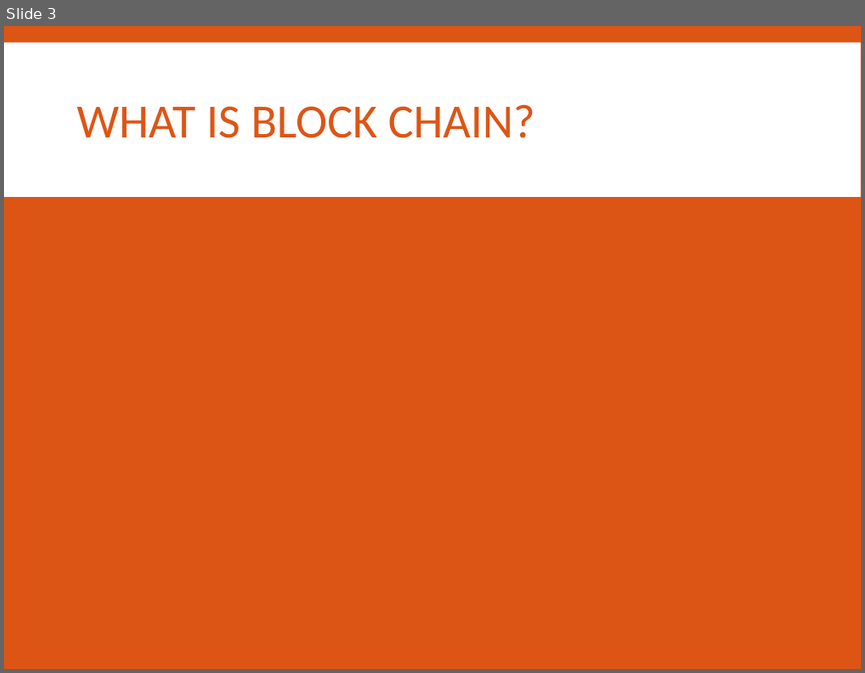
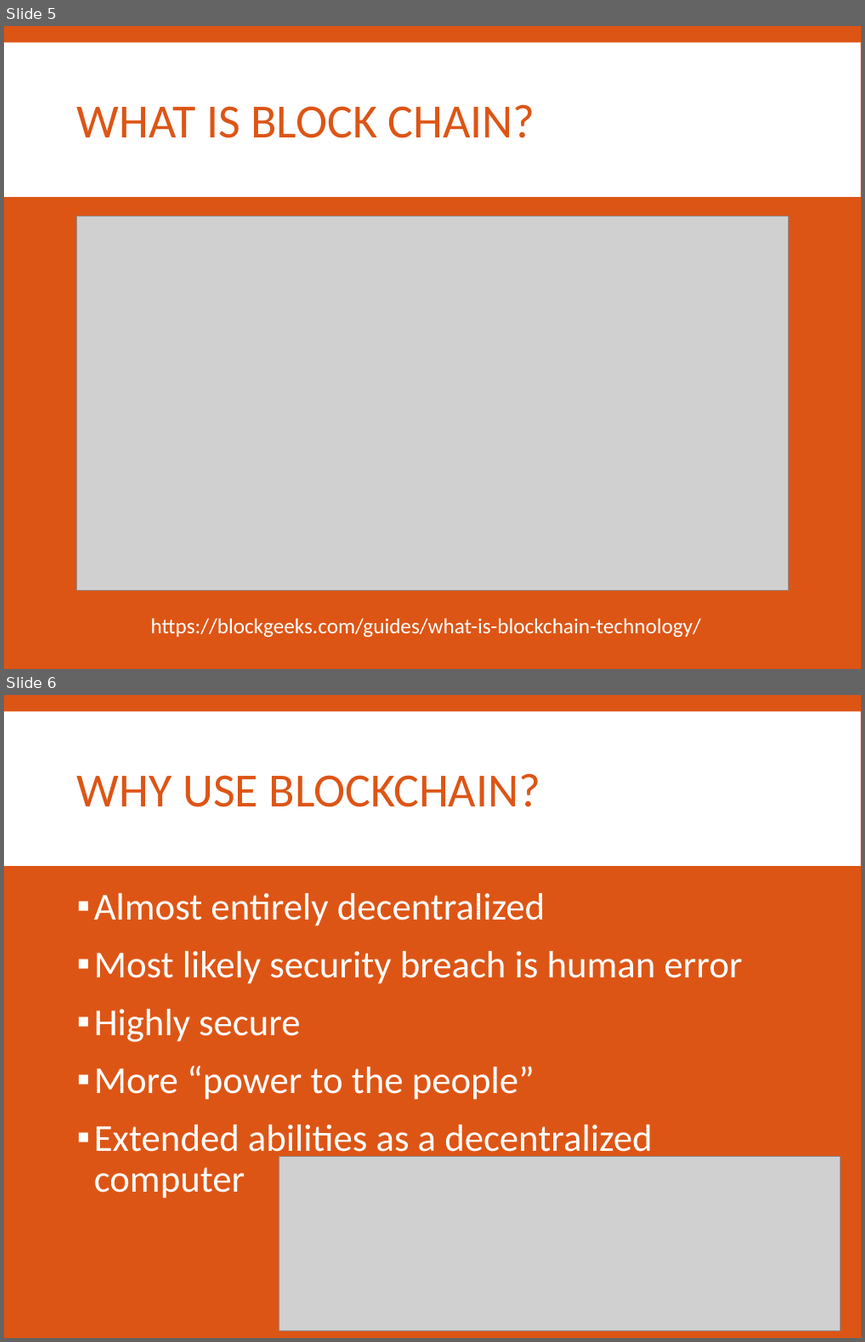
Before and after one commit to SPARC-Auburn/Documents, a slide deck: Presentations and Meeting Notes/2017-2018/Forum Topics/Block-Chain.pptx. Shown one above the other, each under a label of ours: slide 3 before the commit, slides 5 and 6 after it. The pictures are 865x673 and 865x1342 pixels, drawn with LibreOffice and Linux fonts; fonts in the diff are those of the drawing; grey boxes stand for pictures. Boxes give left, top, right and bottom in pixels: in the first picture for what was removed or moved away, otherwise in the second. Text is boxed around its words. In the diff, an @@ line names an element or a change of style, - is before the commit and + after.

```diff
--- a/Presentations and Meeting Notes/2017-2018/Forum Topics/Block-Chain.pptx
+++ b/Presentations and Meeting Notes/2017-2018/Forum Topics/Block-Chain.pptx
@@ slide 6 added at <box>4,695,861,1338</box>, background #DD5515; not listed: 1 template element that a slide beside it also shows @@
@@ title added at <box>77,773,541,807</box>, 40 pt, text #DD5515 @@
+WHY USE BLOCKCHAIN?
@@ text added at <box>94,893,742,1198</box>, 32 pt, text #FFFFFF @@
+▪ Almost entirely decentralized
+▪ Most likely security breach is human error
+▪ Highly secure
+▪ More “power to the people”
+▪ Extended abilities as a decentralized computer
@@ picture added at <box>279,1156,840,1331</box> @@
@@ what was slide 3 is now slide 5 @@
@@ slide 5 changed as well @@
@@ picture added at <box>76,216,788,590</box> @@
@@ text added at <box>151,618,701,637</box>, 18 pt, text #FFFFFF @@
+https://blockgeeks.com/guides/what-is-blockchain-technology/
```
Also in this commit, not shown: 1 other slide changed, 16 other slides added, 6 other files.
